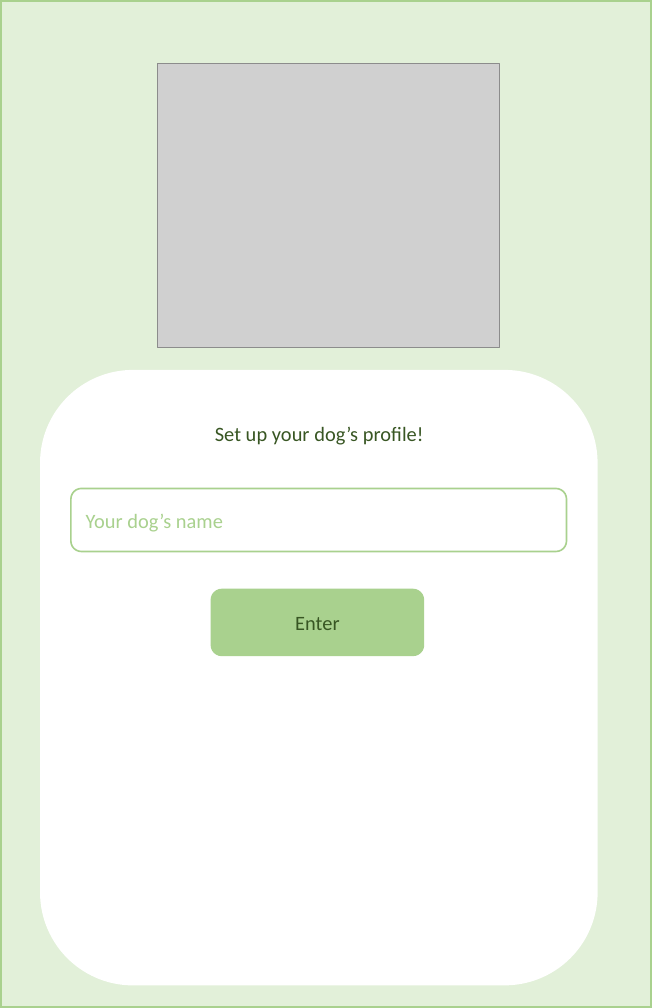
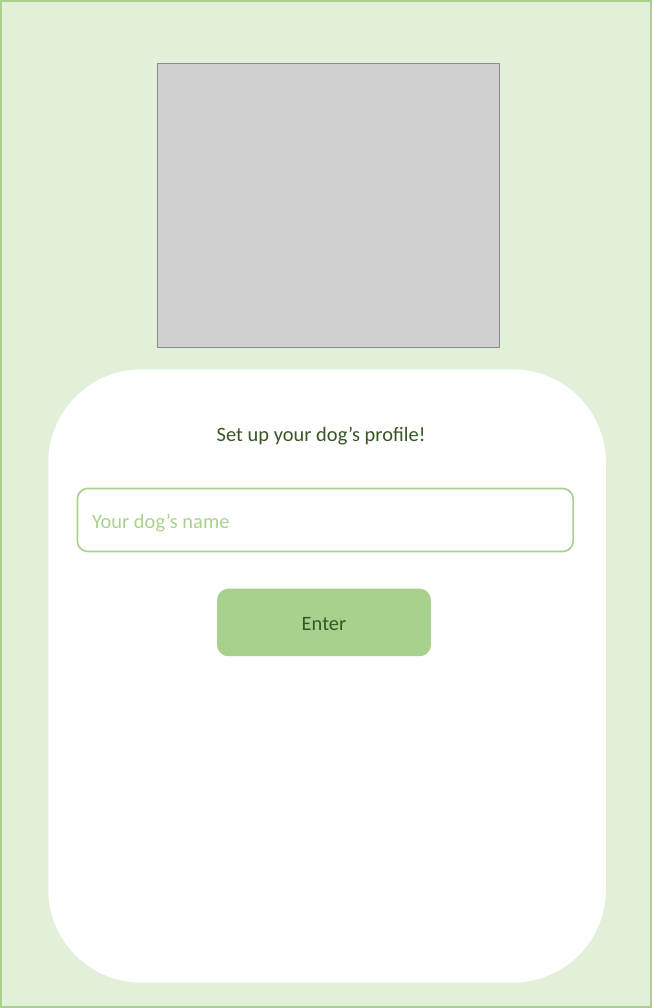
Before and after one commit to chocofied/PetMyPet, a slide deck: slide 4 of Presentation1.pptx. Drawn at 652x1008 pixels with LibreOffice and Linux fonts; fonts in the diff are those of the drawing; grey boxes stand for pictures. Boxes give left, top, right and bottom in pixels: in the first picture for what was removed or moved away, otherwise in the second. Text is boxed around its words. In the diff, an @@ line names an element or a change of style, - is before the commit and + after.

Commit message:
updated ppt

```diff
--- a/Presentation1.pptx
+++ b/Presentation1.pptx
@@ rounded rectangle: place and size @@
-rounded rectangle at bbox=[40, 370, 597, 985]
+rounded rectangle at bbox=[49, 370, 606, 983]
@@ rounded rectangle "Your dog’s name": place and size @@
-rounded rectangle "Your dog’s name" at bbox=[71, 488, 567, 551]
+rounded rectangle "Your dog’s name" at bbox=[77, 488, 573, 551]
@@ rounded rectangle "Enter": place and size @@
-rounded rectangle "Enter" at bbox=[211, 588, 424, 656]
+rounded rectangle "Enter" at bbox=[217, 588, 430, 656]
```
Also in this commit, not shown: 4 other slides changed.
